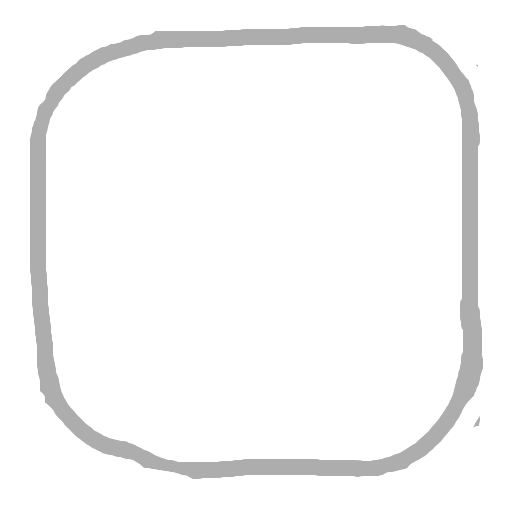
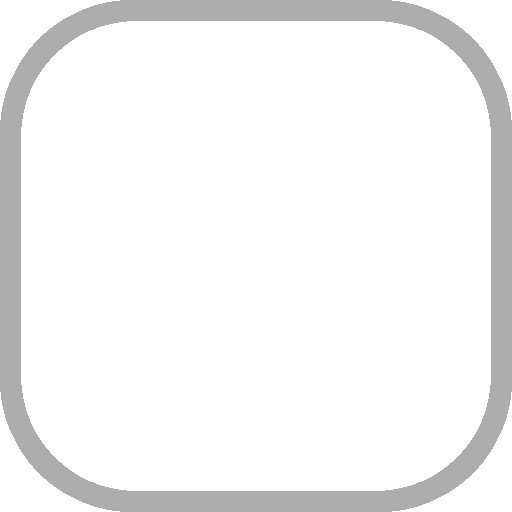
Layers edited between the first and the second 512×512 image:
added layer "Layer #3" above "Layer #1" over bbox(0, 0, 512, 512)
hid "Layer #1" over bbox(30, 24, 483, 479)
hid "Layer #2" over bbox(41, 35, 479, 473)
